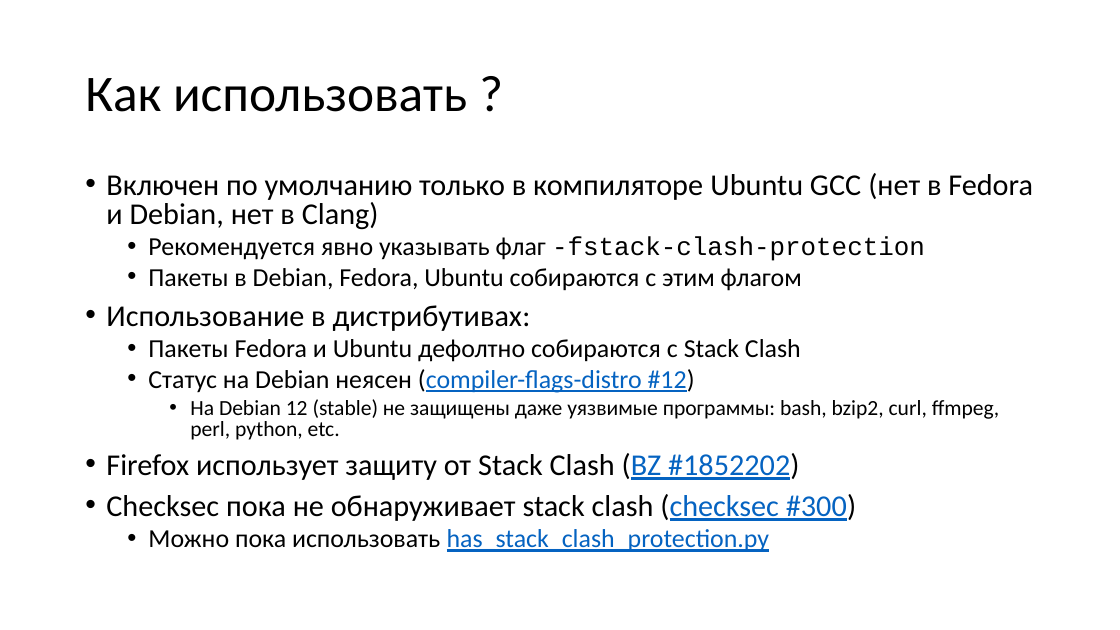
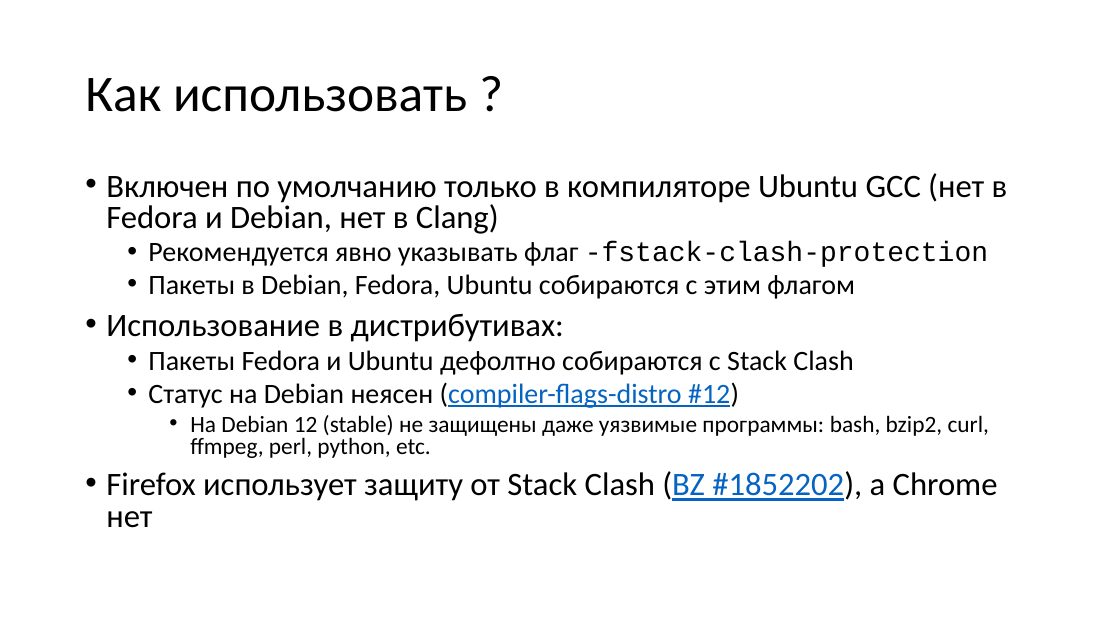
Before and after one commit to yugr/slides, a slide deck: slide 31 of CppZeroCost/2025/RU.pptx. Drawn at 1120x630 pixels with LibreOffice and Linux fonts; fonts in the diff are those of the drawing. Boxes give left, top, right and bottom in pixels: in the first picture for what was removed or moved away, otherwise in the second. Text is boxed around its words. In the diff, an @@ line names an element or a change of style, - is before the commit and + after.

```diff
--- a/CppZeroCost/2025/RU.pptx
+++ b/CppZeroCost/2025/RU.pptx
@@ text at [106, 173, 1008, 458]: size 25.9 to 28 pt in "Включен по умолчанию только в компиляторе Ubuntu ...", "Использование в дистрибутивах:"; size 22.2 to 24 pt in "Рекомендуется явно указывать флаг -fstack-clash-protection", "Пакеты в Debian, Fedora, Ubuntu собираются с ...", "Пакеты Fedora и Ubuntu дефолтно собираются с ...", "Статус на Debian неясен (compiler-flags-distro #12)"; size 18.5 to 20 pt in "На Debian 12 (stable) не защищены даже ..." @@
@@ text at [106, 471, 998, 528]: text changed; size 25.9 to 28 pt @@
-• Firefox использует защиту от Stack Clash (BZ #1852202)
-• Checksec пока не обнаруживает stack clash (checksec #300)
-  • Можно пока использовать has_stack_clash_protection.py
+• Firefox использует защиту от Stack Clash (BZ #1852202), а Chrome нет
```
Also in this commit, not shown: 16 other slides changed, 4 slides added, 1 slide removed, 3 other files.
